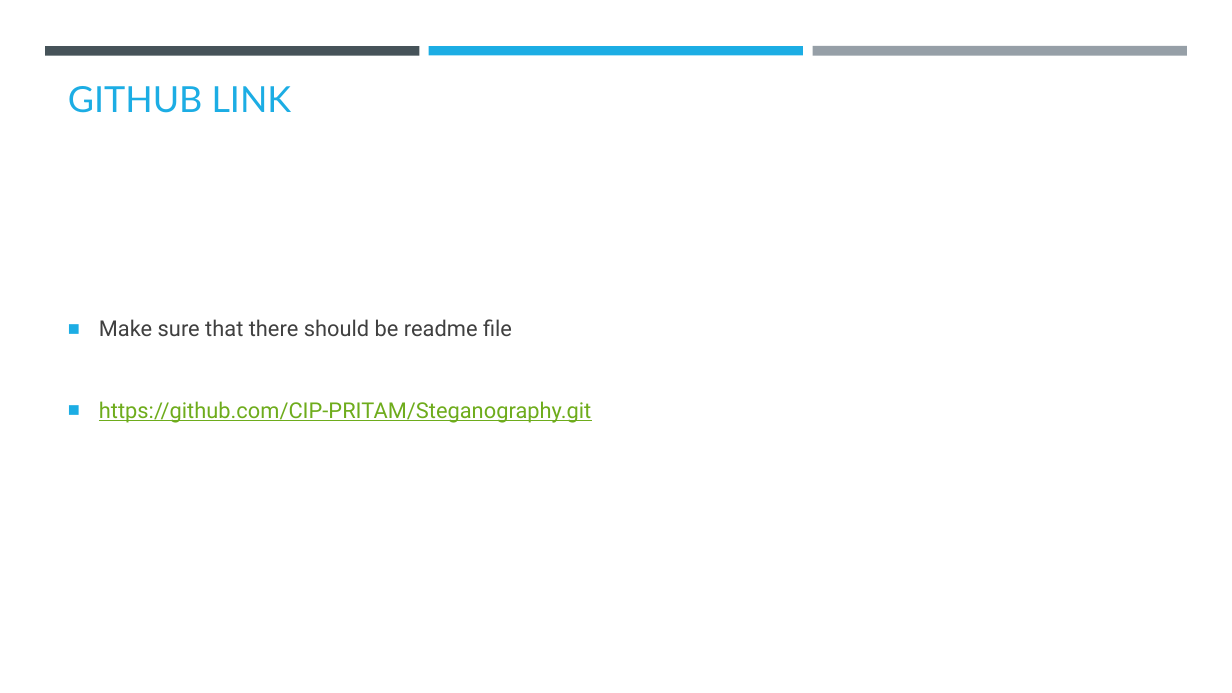
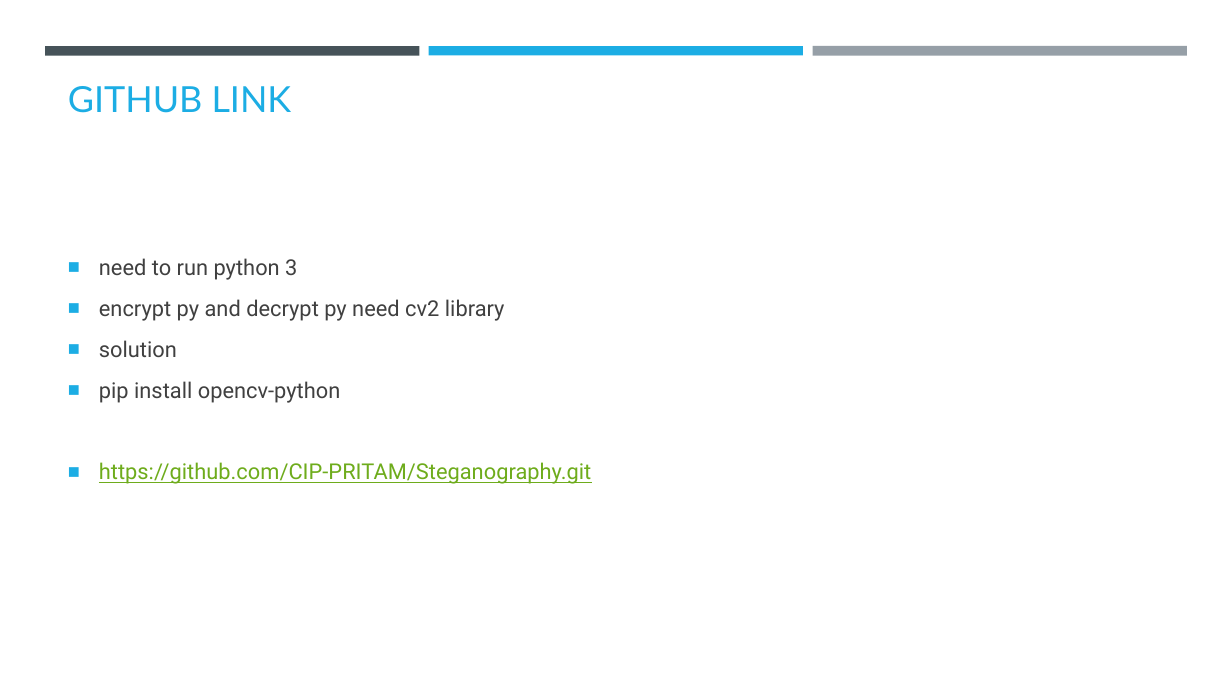
Before and after one commit to CIP-PRITAM/Steganography, a slide deck: slide 9 of Pritam Maharana PPT.pptx. Drawn at 1232x693 pixels with LibreOffice and Linux fonts; fonts in the diff are those of the drawing; background and template pictures are left out. Boxes give left, top, right and bottom in pixels: in the first picture for what was removed or moved away, otherwise in the second. Text is boxed around its words. In the diff, an @@ line names an element or a change of style, - is before the commit and + after.

```diff
--- a/Pritam Maharana PPT.pptx
+++ b/Pritam Maharana PPT.pptx
@@ text at bbox=[99, 258, 505, 403]: text changed @@
-■ Make sure that there should be readme file
+■ need to run python 3
+■ encrypt py and decrypt py need cv2 library
+■ solution
+■ pip install opencv-python
```
